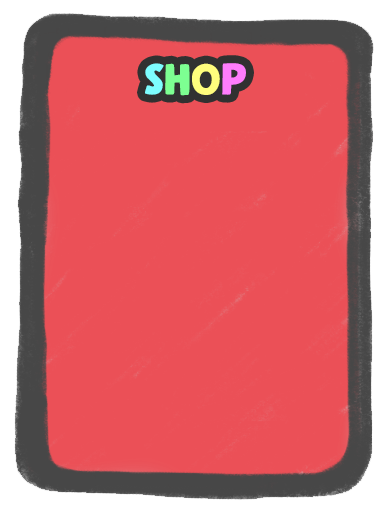
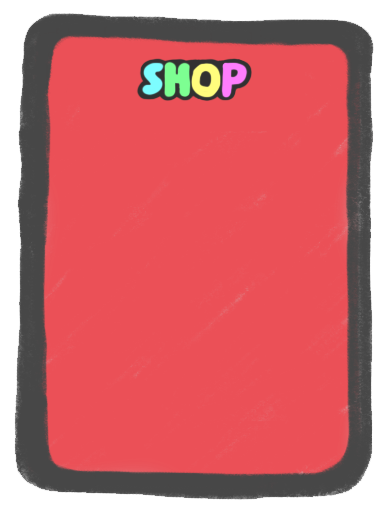
Layers edited between the first and the second 390×514 image:
added group "Text" with 2 layers above "SHOP" over (136, 58, 253, 102)
added layer "Laag 1" in group "Text" over (141, 61, 248, 99)
added layer "Laag 2" in group "Text" over (136, 58, 253, 102)
hid "SHOP" over (145, 63, 246, 96)
